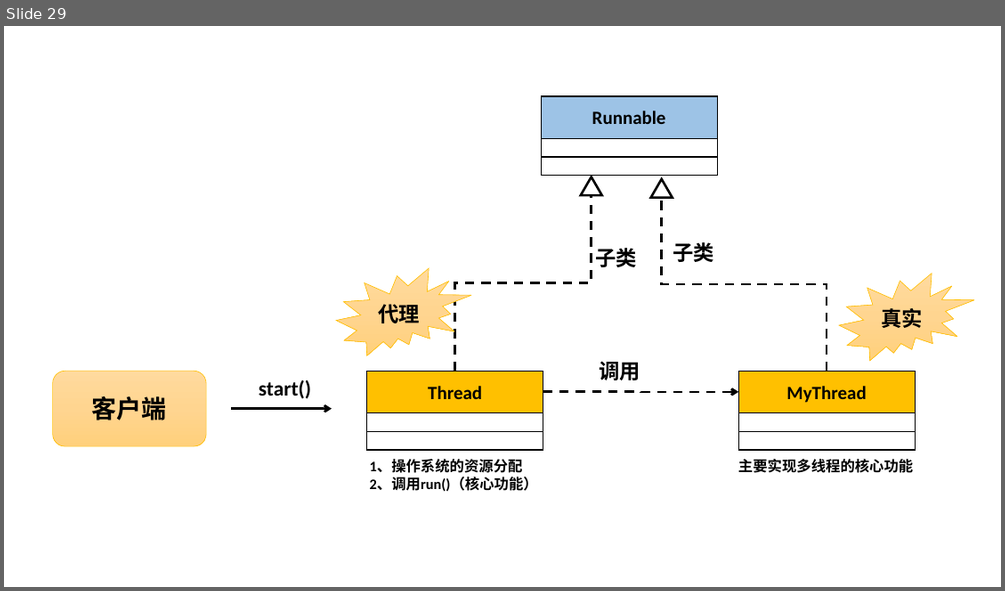
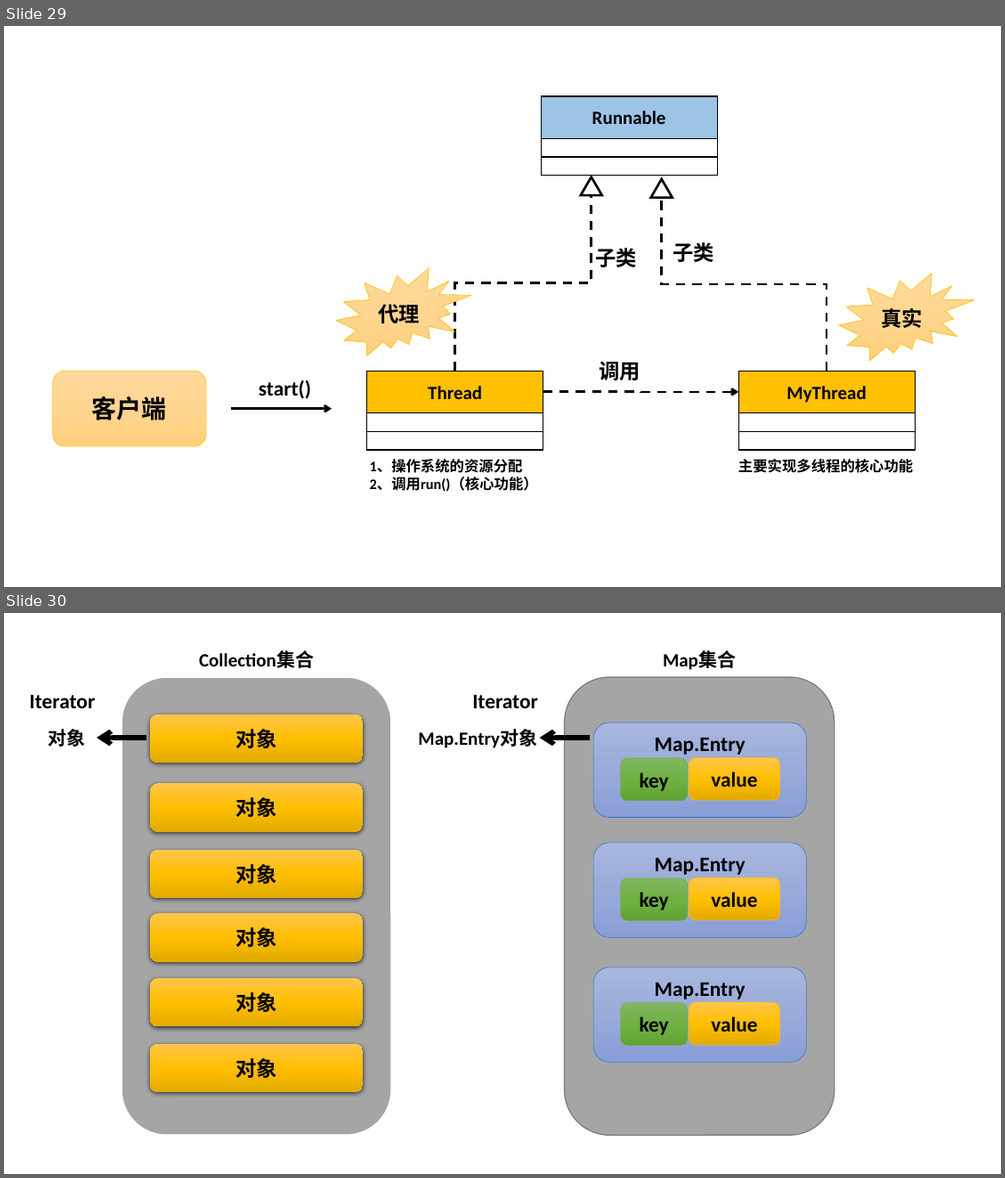
Before and after one commit to shepherd-xie/be-a-javaer, a slide deck: assets/Pictures.pptx. Shown one above the other, each under a label of ours: slide 29 before the commit, slides 29 and 30 after it. The pictures are 1005x591 and 1005x1178 pixels, drawn with LibreOffice and Linux fonts; fonts in the diff are those of the drawing. Boxes give left, top, right and bottom in pixels: in the first picture for what was removed or moved away, otherwise in the second. Text is boxed around its words. In the diff, an @@ line names an element or a change of style, - is before the commit and + after.

```diff
--- a/assets/Pictures.pptx
+++ b/assets/Pictures.pptx
@@ slide 30 added at (x1=4, y1=613, x2=1001, y2=1174), background #FFFFFF @@
@@ text added at (x1=199, y1=650, x2=314, y2=668), 18 pt, text #000000, bold @@
+Collection集合
@@ text added at (x1=663, y1=650, x2=736, y2=670), 18 pt, text #000000, bold @@
+Map集合
@@ rounded rectangle added at (x1=121, y1=677, x2=391, y2=1135), fill #A5A5A5, outline #FFFFFF 1.5 pt @@
@@ rounded rectangle added at (x1=565, y1=677, x2=834, y2=1135), fill #A5A5A5, outline #7A7A7A 1 pt @@
@@ text added at (x1=30, y1=695, x2=96, y2=708), 20 pt, text #000000, bold @@
+Iterator
@@ rounded rectangle added at (x1=150, y1=714, x2=363, y2=763), fill gradient #FFC64B to #FFC000 to #E3AB00, 20 pt, text #000000, bold @@
+对象
@@ text added at (x1=472, y1=695, x2=538, y2=708), 20 pt, text #000000, bold @@
+Iterator
@@ text added at (x1=48, y1=729, x2=86, y2=747), 18 pt, text #000000, bold @@
+对象
@@ arrow added from (146, 738) to (97, 738), #000000 4.5 pt @@
@@ text added at (x1=418, y1=729, x2=537, y2=748), 18 pt, text #000000, bold @@
+Map.Entry对象
@@ arrow added from (590, 738) to (540, 738), #000000 4.5 pt @@
@@ rounded rectangle added at (x1=593, y1=722, x2=807, y2=817), fill gradient #A8B7DF to #9AABD9 to #889ED7, outline #4472C4 0.5 pt, 20 pt, text #000000, bold @@
+Map.Entry
@@ rounded rectangle added at (x1=621, y1=758, x2=688, y2=801), fill gradient #81B861 to #6FB242 to #62A336, outline #70AD47 0.5 pt, 20 pt, text #000000, bold @@
+key
@@ rounded rectangle added at (x1=689, y1=757, x2=780, y2=800), fill gradient #FFC64B to #FFC000 to #E3AB00, outline #FFC000 0.5 pt, 20 pt, text #000000, bold @@
+value
@@ rounded rectangle added at (x1=150, y1=784, x2=363, y2=832), fill gradient #FFC64B to #FFC000 to #E3AB00, 20 pt, text #000000, bold @@
+对象
@@ rounded rectangle added at (x1=150, y1=850, x2=363, y2=898), fill gradient #FFC64B to #FFC000 to #E3AB00, 20 pt, text #000000, bold @@
+对象
@@ rounded rectangle added at (x1=593, y1=843, x2=807, y2=938), fill gradient #A8B7DF to #9AABD9 to #889ED7, outline #4472C4 0.5 pt, 20 pt, text #000000, bold @@
+Map.Entry
@@ rounded rectangle added at (x1=621, y1=878, x2=688, y2=921), fill gradient #81B861 to #6FB242 to #62A336, outline #70AD47 0.5 pt, 20 pt, text #000000, bold @@
+key
@@ rounded rectangle added at (x1=689, y1=877, x2=780, y2=920), fill gradient #FFC64B to #FFC000 to #E3AB00, outline #FFC000 0.5 pt, 20 pt, text #000000, bold @@
+value
@@ rounded rectangle added at (x1=150, y1=913, x2=363, y2=962), fill gradient #FFC64B to #FFC000 to #E3AB00, 20 pt, text #000000, bold @@
+对象
@@ rounded rectangle added at (x1=150, y1=978, x2=363, y2=1027), fill gradient #FFC64B to #FFC000 to #E3AB00, 20 pt, text #000000, bold @@
+对象
@@ rounded rectangle added at (x1=593, y1=967, x2=807, y2=1062), fill gradient #A8B7DF to #9AABD9 to #889ED7, outline #4472C4 0.5 pt, 20 pt, text #000000, bold @@
+Map.Entry
@@ rounded rectangle added at (x1=621, y1=1003, x2=688, y2=1046), fill gradient #81B861 to #6FB242 to #62A336, outline #70AD47 0.5 pt, 20 pt, text #000000, bold @@
+key
@@ rounded rectangle added at (x1=689, y1=1002, x2=780, y2=1045), fill gradient #FFC64B to #FFC000 to #E3AB00, outline #FFC000 0.5 pt, 20 pt, text #000000, bold @@
+value
@@ rounded rectangle added at (x1=150, y1=1044, x2=363, y2=1093), fill gradient #FFC64B to #FFC000 to #E3AB00, 20 pt, text #000000, bold @@
+对象
```
Also in this commit, not shown: 1 slide removed, 4 other files.
